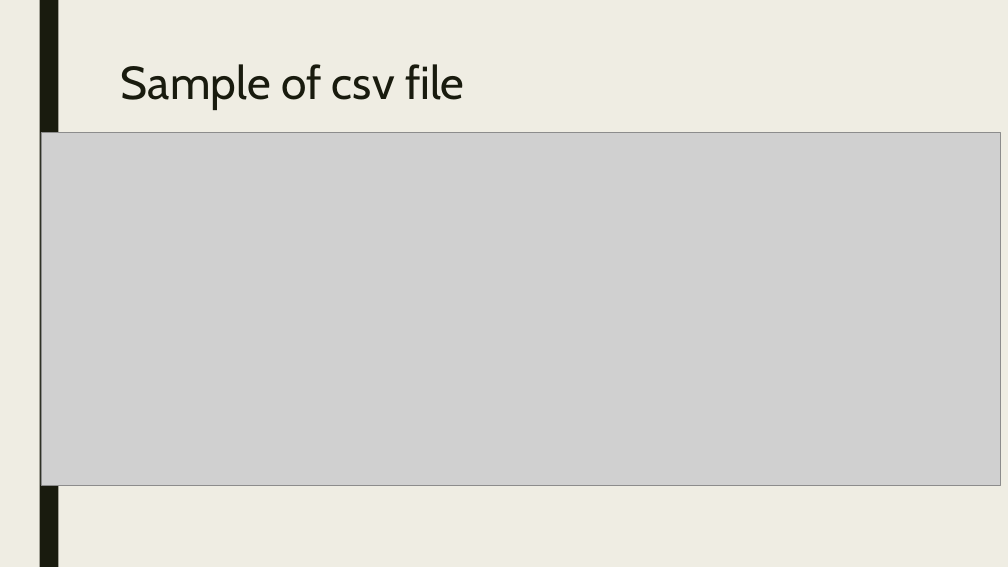
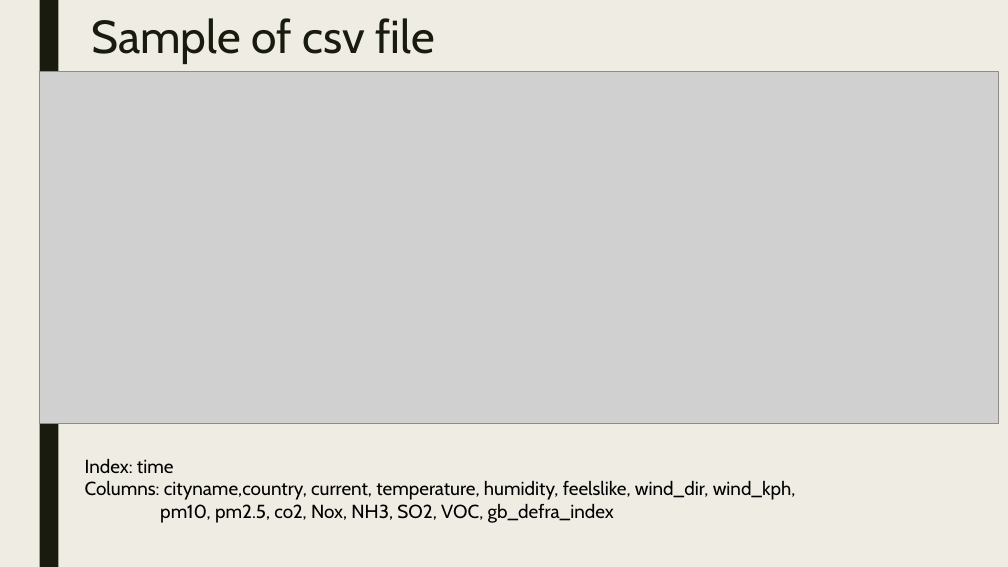
Before and after one commit to minchoCoin/air-quality-dashboard, a slide deck: slide 17 of presentation.pptx. Drawn at 1008x567 pixels with LibreOffice and Linux fonts; fonts in the diff are those of the drawing; grey boxes stand for pictures. Boxes give left, top, right and bottom in pixels: in the first picture for what was removed or moved away, otherwise in the second. Text is boxed around its words. In the diff, an @@ line names an element or a change of style, - is before the commit and + after.

```diff
--- a/presentation.pptx
+++ b/presentation.pptx
@@ title "Sample of csv file": place and size @@
-title "Sample of csv file" at <box>121,64,464,110</box>
+title "Sample of csv file" at <box>91,18,434,64</box>
@@ picture: place and size @@
-picture at <box>41,133,1000,485</box>
+picture at <box>39,71,999,423</box>
@@ text added at <box>85,458,796,523</box>, 18 pt, text #000000 @@
+Index: time
+Columns: cityname,country, current, temperature, humidity, feelslike, wind_dir, wind_kph,
+pm10, pm2.5, co2, Nox, NH3, SO2, VOC, gb_defra_index
```
Also in this commit, not shown: 1 other slide changed, 1 other file.
